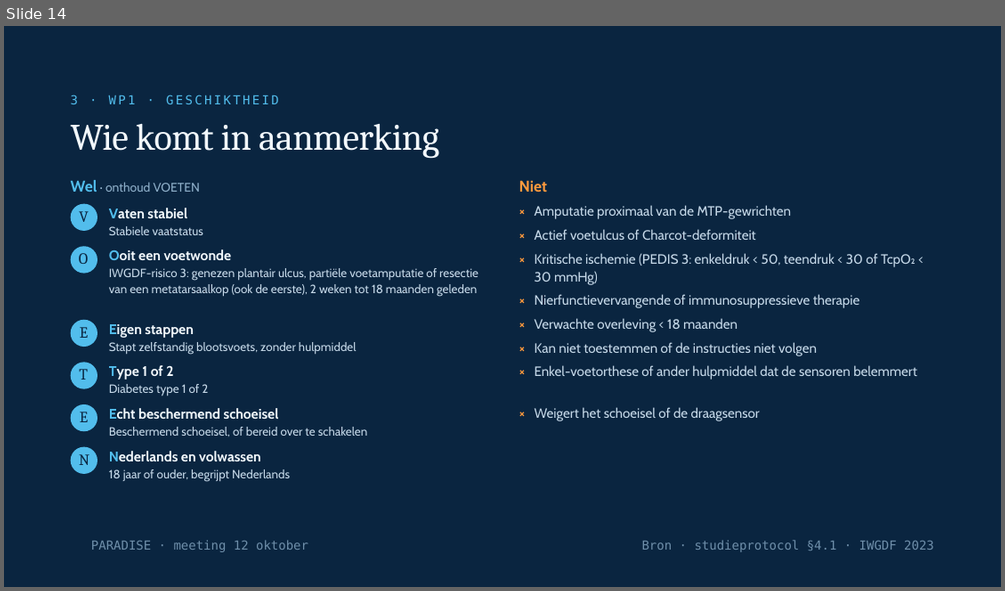
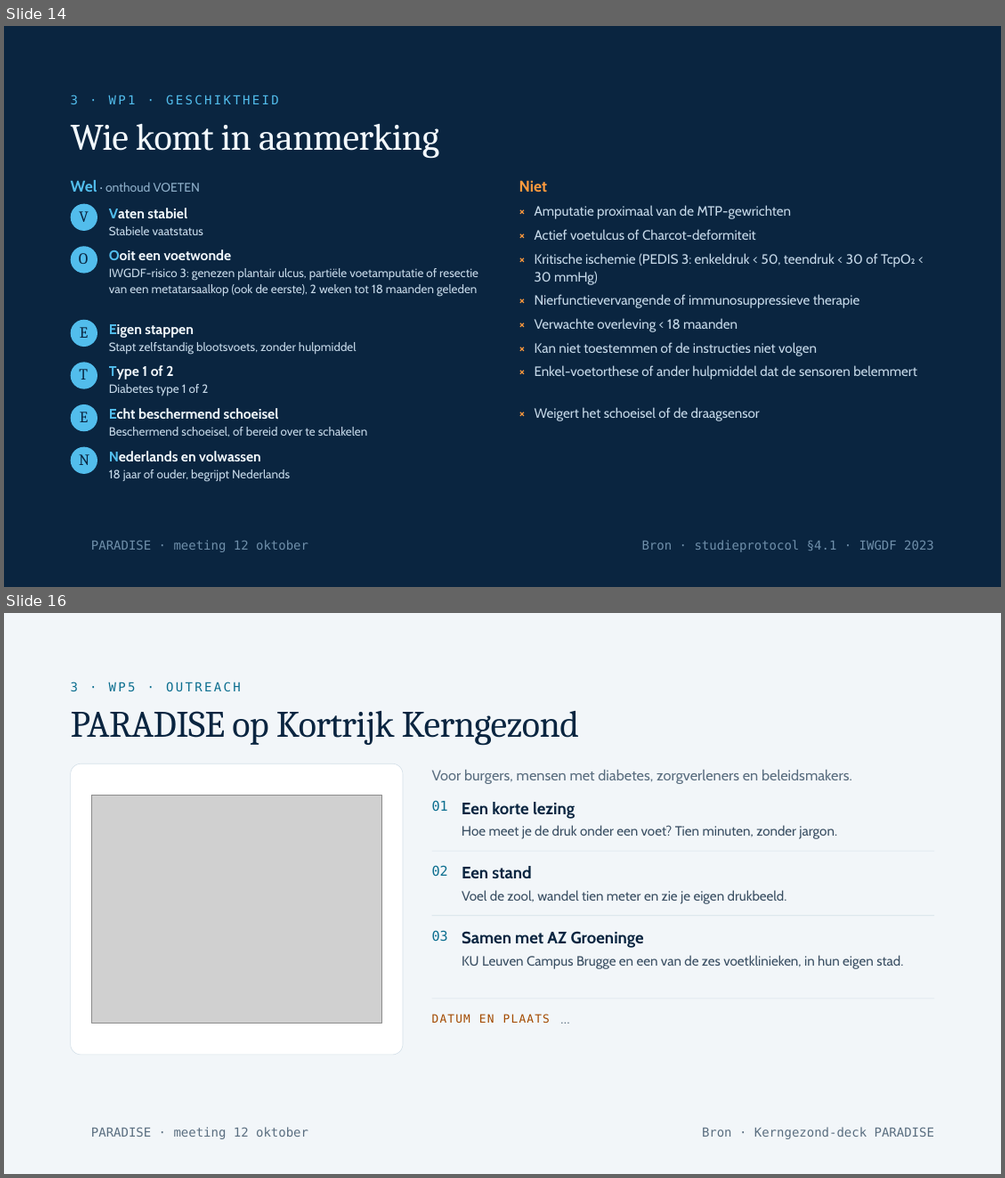
Before and after one commit to Dellfs/paradise-project, a slide deck: PARADISE_presentatie/webdecks/PARADISE_voetklinieken_12okt.pptx. Shown one above the other, each under a label of ours: slide 14 before the commit, slides 14 and 16 after it; the slides between them are not shown. The pictures are 1005x591 and 1005x1178 pixels, drawn with LibreOffice and Linux fonts; fonts in the diff are those of the drawing; grey boxes stand for pictures; background and template pictures are left out. Boxes give left, top, right and bottom in pixels: in the first picture for what was removed or moved away, otherwise in the second. Text is boxed around its words. In the diff, an @@ line names an element or a change of style, - is before the commit and + after.

```diff
--- a/PARADISE_presentatie/webdecks/PARADISE_voetklinieken_12okt.pptx
+++ b/PARADISE_presentatie/webdecks/PARADISE_voetklinieken_12okt.pptx
@@ slide 16 added at [4,613,1001,1174], background #F2F6F9 @@
@@ text added at [71,682,241,692], 12 pt, text #0B6E8F @@
+3 · WP5 · OUTREACH
@@ text added at [71,711,580,746], 36 pt, text #0A2540 @@
+PARADISE op Kortrijk Kerngezond
@@ rounded rectangle added at [71,764,403,1055], fill #FFFFFF, outline #D3DFE8 0.5 pt @@
@@ text added at [432,770,852,784], 14 pt, text #5A6E80 @@
+Voor burgers, mensen met diabetes, zorgverleners en beleidsmakers.
@@ picture added at [91,795,382,1022] @@
@@ text added at [432,800,448,811], 13 pt, text #0B6E8F @@
+01
@@ text added at [461,802,574,819], 16 pt, text #0A2540, bold @@
+Een korte lezing
@@ text added at [461,825,837,839], 13 pt, text #3A4F63 @@
+Hoe meet je de druk onder een voet? Tien minuten, zonder jargon.
@@ rectangle added at [432,851,934,852], fill #D3DFE8 @@
@@ text added at [432,865,448,876], 13 pt, text #0B6E8F @@
+02
@@ text added at [461,866,531,879], 16 pt, text #0A2540, bold @@
+Een stand
@@ text added at [461,890,787,904], 13 pt, text #3A4F63 @@
+Voel de zool, wandel tien meter en zie je eigen drukbeeld.
@@ rectangle added at [432,915,934,916], fill #D3DFE8 @@
@@ text added at [432,930,448,941], 13 pt, text #0B6E8F @@
+03
@@ text added at [461,931,644,948], 16 pt, text #0A2540, bold @@
+Samen met AZ Groeninge
@@ text added at [461,955,903,969], 13 pt, text #3A4F63 @@
+KU Leuven Campus Brugge en een van de zes voetklinieken, in hun eigen stad.
@@ rectangle added at [432,998,934,999], fill #D3DFE8 @@
@@ text added at [560,1010,573,1028], 13 pt, text #5A6E80 @@
+…
@@ text added at [432,1013,550,1022], 11 pt, text #A34A00 @@
+DATUM EN PLAATS
@@ text added at [91,1127,308,1139], 12 pt, text #5A6E80 @@
+PARADISE · meeting 12 oktober
@@ text added at [702,1127,934,1139], 12 pt, text #5A6E80 @@
+Bron · Kerngezond-deck PARADISE
```
Also in this commit, not shown: 4 slides changed.
